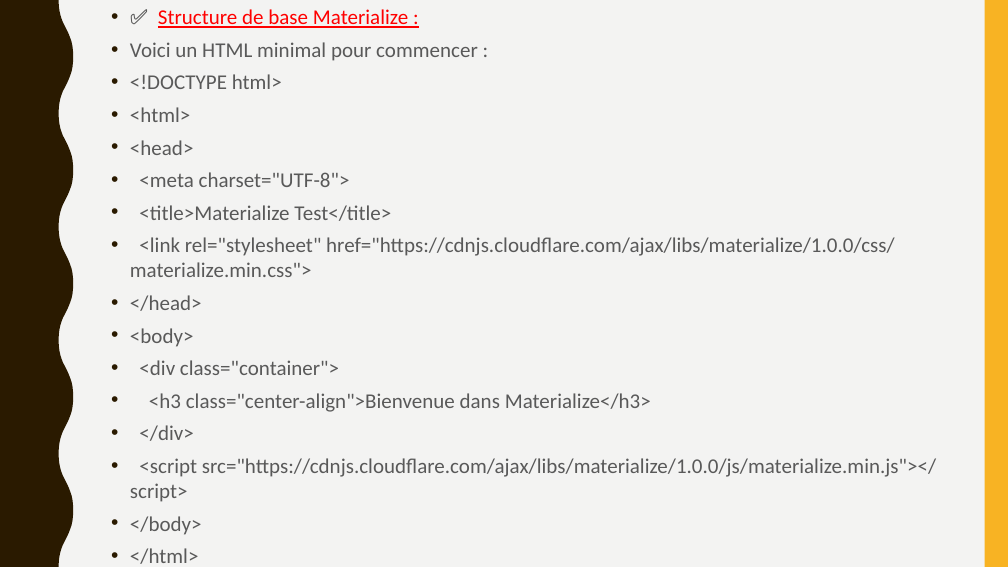
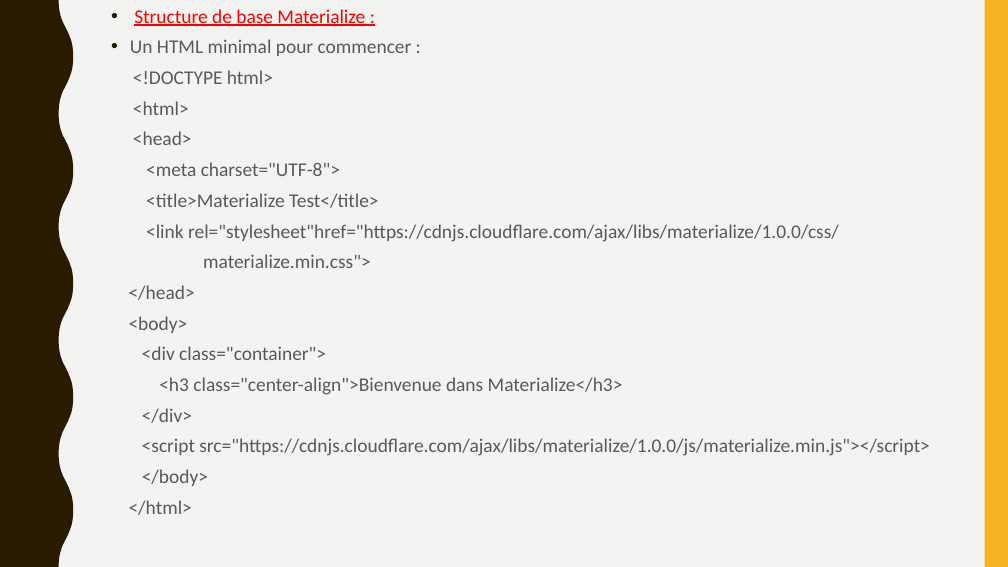
Before and after one commit to fandresenamisaina/offshore, a slide deck: slide 6 of Materialize (framework).pptx. Drawn at 1008x567 pixels with LibreOffice and Linux fonts; fonts in the diff are those of the drawing. Boxes give left, top, right and bottom in pixels: in the first picture for what was removed or moved away, otherwise in the second. Text is boxed around its words. In the diff, an @@ line names an element or a change of style, - is before the commit and + after.

```diff
--- a/Materialize (framework).pptx
+++ b/Materialize (framework).pptx
@@ text at box(130, 9, 412, 56): text changed; size 20 to 18.5 pt; text colour #595959 to #FF0000 @@
-• ✅ Structure de base Materialize :
-• Voici un HTML minimal pour commencer :
+• Structure de base Materialize :
+• Un HTML minimal pour commencer :
@@ text at box(129, 70, 930, 515): size 20 to 18.5 pt in "<!DOCTYPE html>", "<html>", "<head>", "<meta charset="UTF-8">" and 9 more places; bullet • to none @@
@@ text at box(146, 224, 839, 268): text changed; size 20 to 18.5 pt @@
-• <link rel="stylesheet" href="https://cdnjs.cloudflare.com/ajax/libs/materialize/1.0.0/css/materialize.min.css">
+<link rel="stylesheet"href="https://cdnjs.cloudflare.com/ajax/libs/materialize/1.0.0/css/
+materialize.min.css">
```
Also in this commit, not shown: 6 other slides changed.
